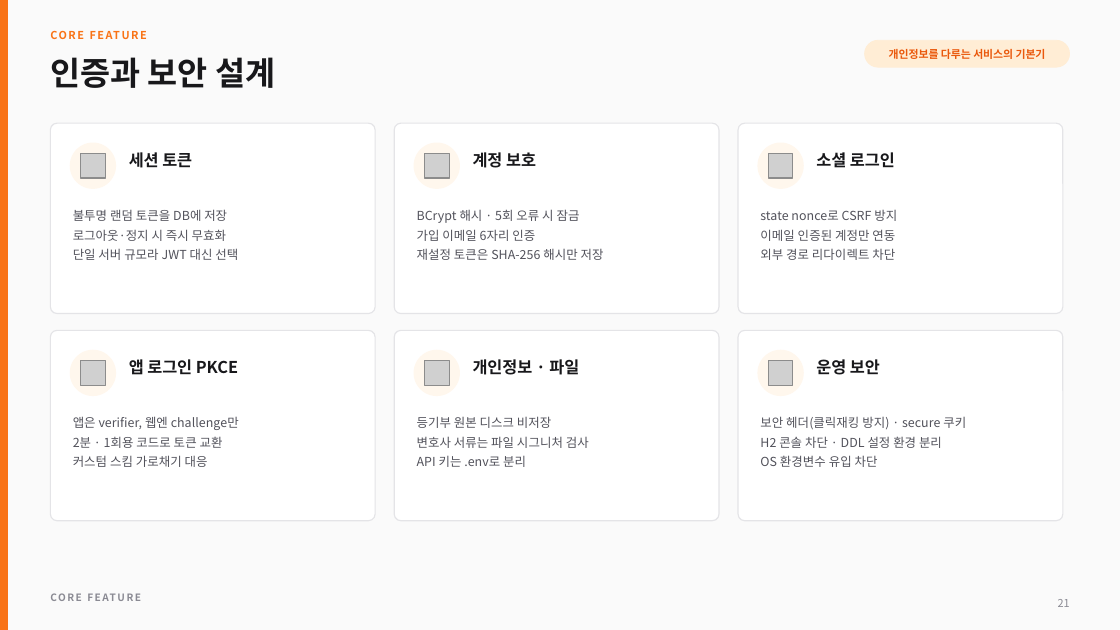
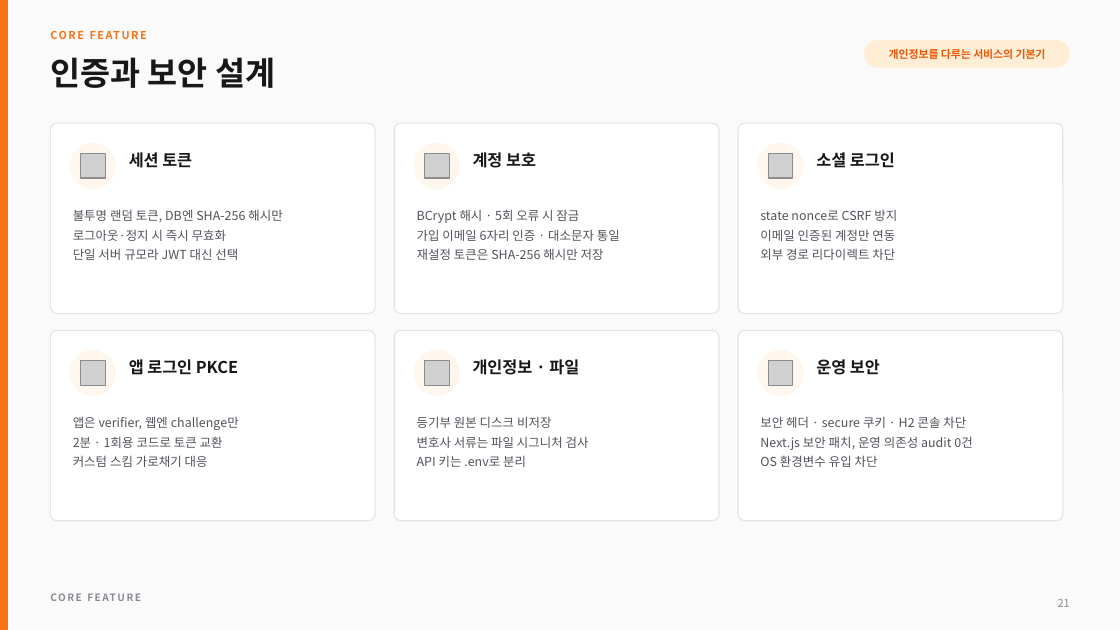
Before and after one commit to chean0830/guard-project, a slide deck: slide 21 of docs/portfolio/ProjectGuard_Portfolio.pptx. Drawn at 1120x630 pixels with LibreOffice and Linux fonts; fonts in the diff are those of the drawing; grey boxes stand for pictures. Boxes give left, top, right and bottom in pixels: in the first picture for what was removed or moved away, otherwise in the second. Text is boxed around its words. In the diff, an @@ line names an element or a change of style, - is before the commit and + after.

```diff
--- a/docs/portfolio/ProjectGuard_Portfolio.pptx
+++ b/docs/portfolio/ProjectGuard_Portfolio.pptx
@@ text at (73,209,282,222): text changed @@
-불투명 랜덤 토큰을 DB에 저장
+불투명 랜덤 토큰, DB엔 SHA-256 해시만
@@ text at (417,229,620,241): text changed @@
-가입 이메일 6자리 인증
+가입 이메일 6자리 인증 · 대소문자 통일
@@ text at (760,416,973,450): text changed @@
-보안 헤더(클릭재킹 방지) · secure 쿠키
-H2 콘솔 차단 · DDL 설정 환경 분리
+보안 헤더 · secure 쿠키 · H2 콘솔 차단
+Next.js 보안 패치, 운영 의존성 audit 0건
```
Also in this commit, not shown: 11 other slides changed, 1 slide added, 21 other files.
